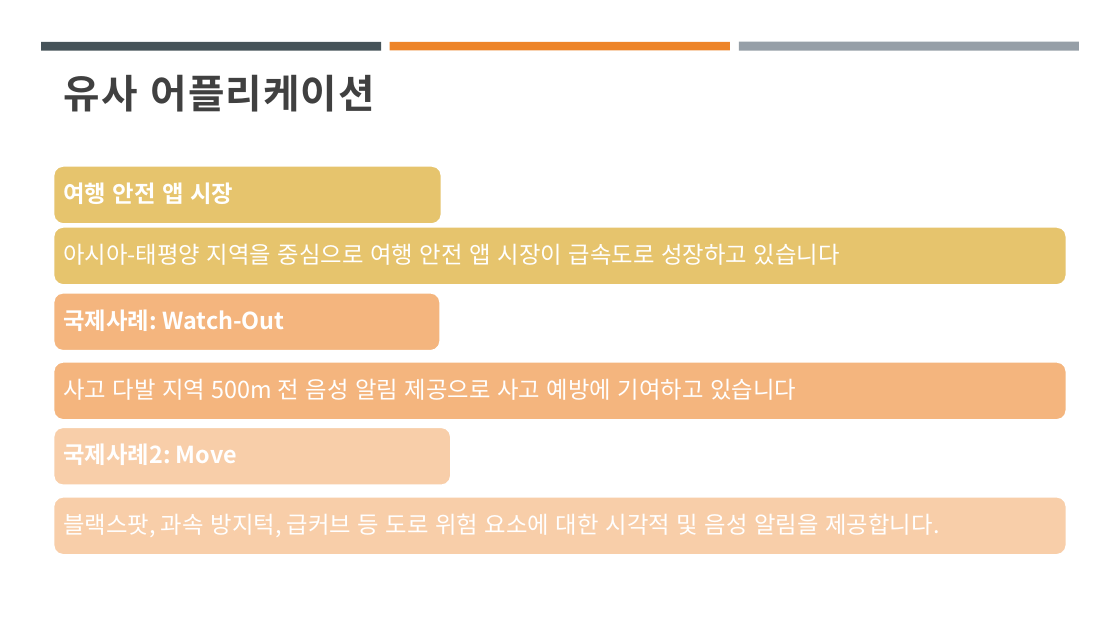
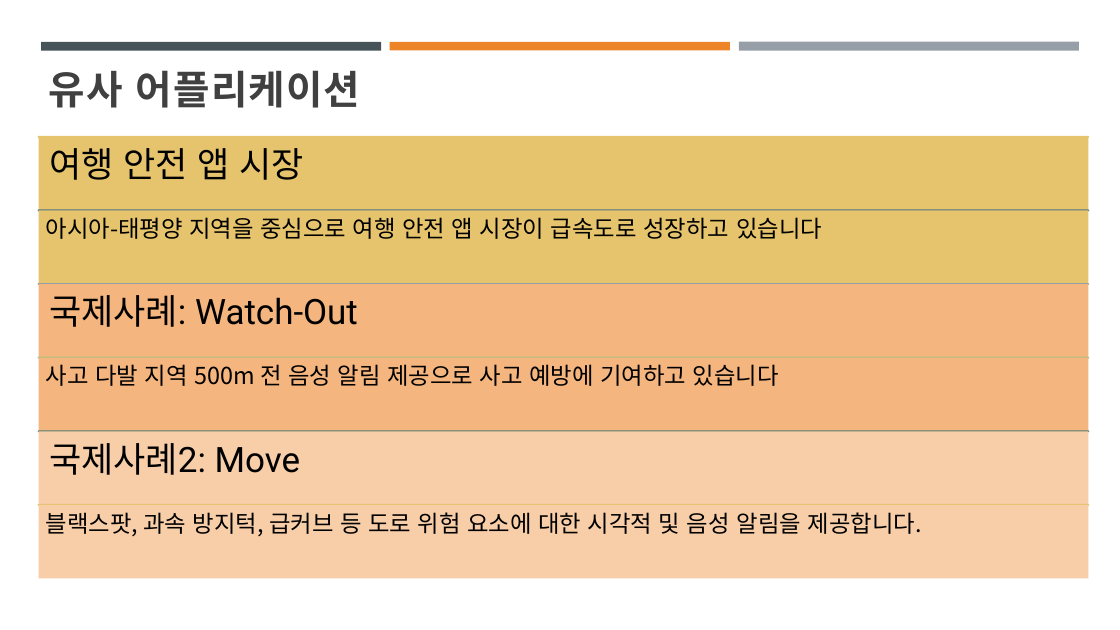
Before and after one commit to skn-ai14-250409/SKN14-1st-5Team, a slide deck: slide 6 of JeonJungKyu/2차수정본.pptx. Drawn at 1120x630 pixels with LibreOffice and Linux fonts; fonts in the diff are those of the drawing. Boxes give left, top, right and bottom in pixels: in the first picture for what was removed or moved away, otherwise in the second. Text is boxed around its words. In the diff, an @@ line names an element or a change of style, - is before the commit and + after.

```diff
--- a/JeonJungKyu/2차수정본.pptx
+++ b/JeonJungKyu/2차수정본.pptx
@@ title "유사 어플리케이션": place and size @@
-title "유사 어플리케이션" at (63, 74, 375, 112)
+title "유사 어플리케이션" at (49, 70, 360, 108)
@@ size 20 to 30 pt, font Noto Sans CJK KR to Roboto, text colour #FFFFFF to #000000, bold off; more space between paragraphs; vertical alignment middle to top in 3 elements at (49, 443, 301, 475), (49, 295, 358, 327), (49, 148, 303, 180) @@
@@ text "여행 안전 앱 시장": place and size @@
-text "여행 안전 앱 시장" at (63, 182, 233, 204)
+text "여행 안전 앱 시장" at (49, 148, 303, 180)
@@ text "아시아-태평양 지역을 중심으로 여행 안전 ...": place and size @@
-text "아시아-태평양 지역을 중심으로 여행 안전 ..." at (63, 243, 840, 265)
+text "아시아-태평양 지역을 중심으로 여행 안전 ..." at (46, 217, 822, 239)
@@ text "국제사례: Watch-Out": place and size @@
-text "국제사례: Watch-Out" at (63, 309, 284, 331)
+text "국제사례: Watch-Out" at (49, 295, 358, 327)
@@ text "사고 다발 지역 500m 전 ...": place and size @@
-text "사고 다발 지역 500m 전 ..." at (63, 379, 796, 400)
+text "사고 다발 지역 500m 전 ..." at (46, 364, 779, 386)
@@ text "국제사례2: Move": place and size @@
-text "국제사례2: Move" at (63, 443, 237, 465)
+text "국제사례2: Move" at (49, 443, 301, 475)
@@ text colour #FFFFFF to #000000; vertical alignment middle to top in 3 elements at (46, 364, 779, 386), (46, 217, 822, 239), (46, 512, 922, 536) @@
@@ text "블랙스팟, 과속 방지턱, 급커브 등 ...": place and size @@
-text "블랙스팟, 과속 방지턱, 급커브 등 ..." at (63, 513, 939, 537)
+text "블랙스팟, 과속 방지턱, 급커브 등 ..." at (46, 512, 922, 536)
@@ group added at (39, 137, 1089, 579): 6 lines, 6 rectangles @@
@@ group removed at (54, 166, 1067, 555): 6 rounded rectangles @@
```
Also in this commit, not shown: 5 other slides changed, 1 slide added, 1 slide removed, 6 other files.
